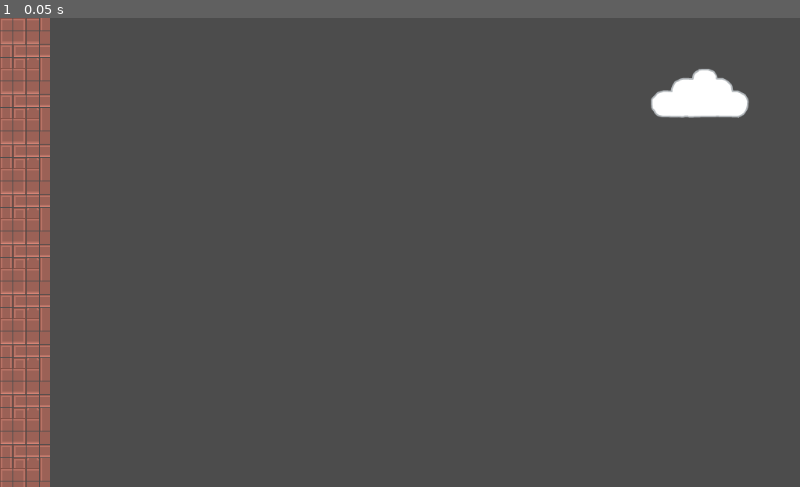
Above: before the commit, frame 1.
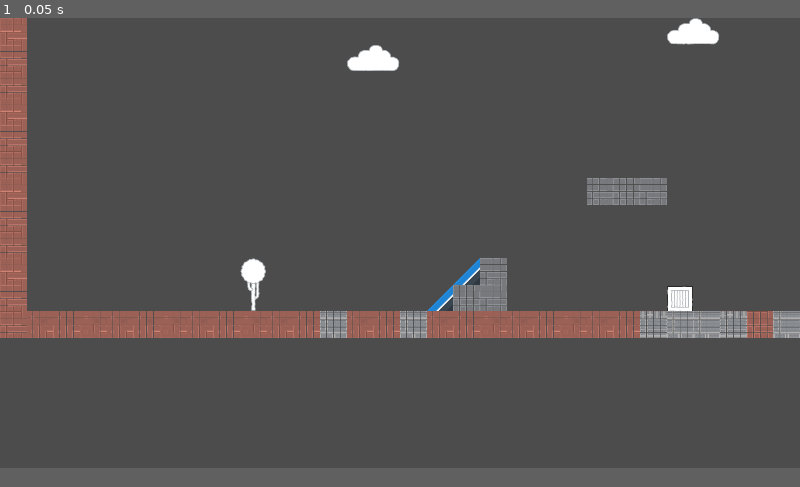
Above: after the commit, the same moment.

Repository: Dudewhothings/Gamejam
Game: Godot game, scene res://Levels/Game.tscn
The game is run twice, just before and just after one commit, with the same random seed, the same clock (stepped at 60 frames per second) and the same inputs.
Inputs:
- Up to frame 1 (0.05 s): no input
In our replay, the window is 800x469 before the commit and 800x450 after it. These sizes can differ from the game's own. Grey fills any space a smaller window leaves; there, only what the larger window draws over its background counts as a difference.

The runs differ from the first frame. In frame 1, 13% of the frame differs, in the area x 0-100%, y 0-100%.

Commit message:
Push 1.3

Diff:
--- a/Levels/Game.tscn
+++ b/Levels/Game.tscn
@@ -621,7 +621,7 @@
 collision_layer = 0
 collision_mask = 0
 format = 1
-tile_data = PoolIntArray( 65549, 2, 0, 65582, 2, 0, 327720, 3, 0 )
+tile_data = PoolIntArray( 25, 2, 0, 65549, 2, 0, 65571, 3, 0, 65582, 2, 0, 65600, 3, 0, 65620, 3, 0, 65631, 2, 0, 131144, 2, 0, 262198, 3, 0, 262220, 0, 0, 327720, 3, 0, 458784, 4, 0, 458813, 2, 0, 589833, 0, 0, 720966, 0, 0 )
 
 [node name="Ground" type="TileMap" parent="."]
 tile_set = SubResource( 19 )
--- a/project.godot
+++ b/project.godot
@@ -25,6 +25,8 @@
 
 [display]
 
+window/size/width=1920
+window/size/height=1080
 window/stretch/mode="2d"
 
 [input]
@@ -44,7 +46,7 @@
 "events": [ Object(InputEventKey,"resource_local_to_scene":false,"resource_name":"","device":0,"alt":false,"shift":false,"control":false,"meta":false,"command":false,"pressed":false,"scancode":68,"unicode":0,"echo":false,"script":null)
  ]
 }
-up={
+jump={
 "deadzone": 0.5,
 "events": [ Object(InputEventKey,"resource_local_to_scene":false,"resource_name":"","device":0,"alt":false,"shift":false,"control":false,"meta":false,"command":false,"pressed":false,"scancode":87,"unicode":0,"echo":false,"script":null)
  ]
@@ -60,6 +62,19 @@
  ]
 }
 
+[layer_names]
+
+2d_render/layer_1="Tilemap"
+2d_physics/layer_1="Tilemap"
+2d_render/layer_2="Player"
+2d_physics/layer_2="Player"
+2d_render/layer_3="Collectables"
+2d_physics/layer_3="Collectables"
+2d_render/layer_4="Enemies"
+2d_physics/layer_4="EnemyBody"
+2d_physics/layer_5="EnemyDamageBox"
+2d_physics/layer_6="DamageSource"
+
 [rendering]
 
 environment/default_environment="res://default_env.tres"
